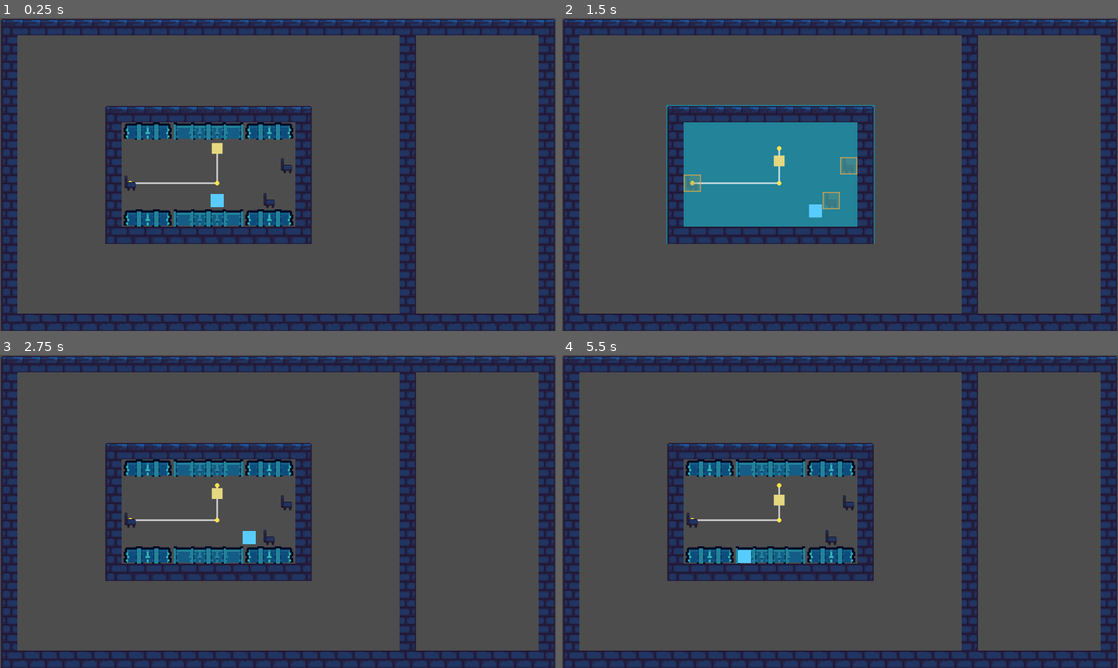
Above: before the commit, frames 1-4 (two rows, left to right).
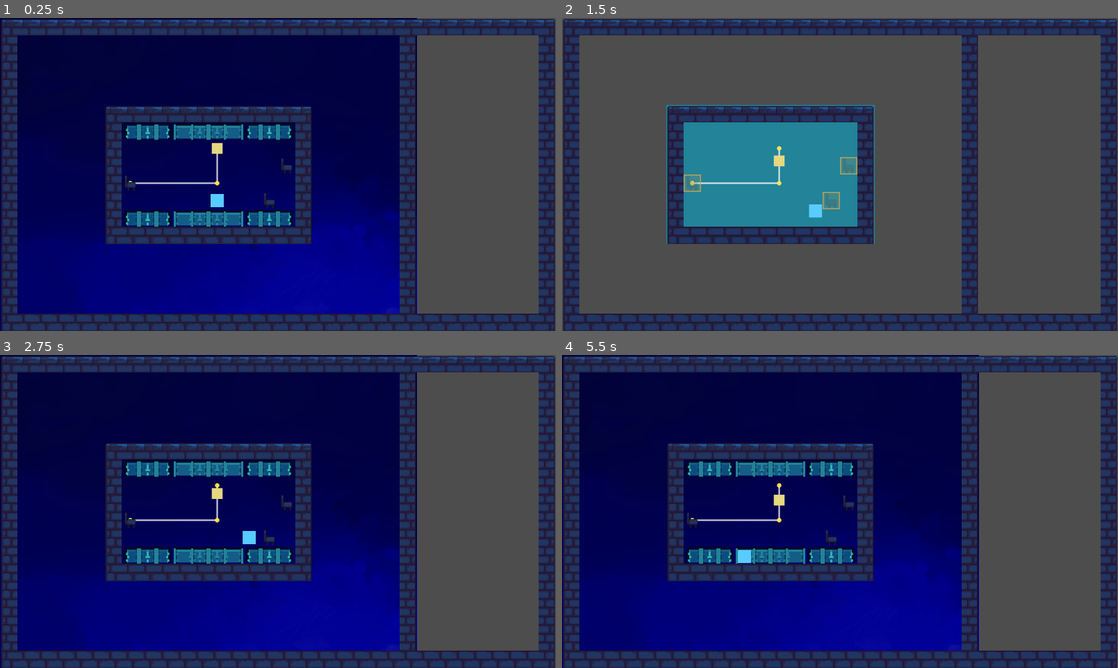
Above: after the commit, the same moments.

Repository: ConanY123/Game-Jam-Drift-MICK
Game: Godot game, scene res://scenes/levels/level-0.tscn
The game is run twice, just before and just after one commit, with the same random seed, the same clock (stepped at 60 frames per second) and the same inputs. This scene is started directly instead of the project's main scene.
Inputs:
- Up to frame 1 (0.25 s): no input
- Up to frame 2 (1.5 s): tap Enter at 0.5 s; hold D (move_right) 0.53-1.28 s; hold Z (interact) 0.53-1.28 s; tap Space at 0.77 s; hold S (move_down) from 1.28 s (still down); tap C (switch_realm) at 1.35 s
- Up to frame 3 (2.75 s): tap Space at 1.52, 2 s; release S (move_down) at 2.03 s; hold D (move_right) from 2.03 s (still down); tap R at 2.1 s
- Up to frame 4 (5.5 s): release D (move_right) at 2.78 s; hold W (move_up) 2.78-3.53 s; tap Z (interact) at 2.85 s; tap Space at 3.02, 3.77, 4.52 s; hold C (switch_realm) 3.53-4.28 s; hold A (move_left) 3.53-5.03 s; tap R at 4.35 s; hold S (move_down) from 5.03 s (still down); hold Z (interact) from 5.03 s (still down)

The runs differ from the first frame. In frame 1, 53% of the frame differs, in the area x 0-75%, y 0-100%; in frame 2, nothing differs; in frame 3, 53%; in frame 4, 53%.

Commit message:
idk what the hell this changes

Diff:
--- a/scenes/levels/level-0.tscn
+++ b/scenes/levels/level-0.tscn
@@ -2,7 +2,9 @@
 
 [ext_resource type="Script" uid="uid://dvv5y0kcu1vwl" path="res://scripts/levels/level-0.gd" id="1_pet1o"]
 [ext_resource type="TileSet" uid="uid://cx7cahqbukta7" path="res://tilesets/tileset1.tres" id="2_yyv8b"]
+[ext_resource type="Texture2D" uid="uid://dly3parmmprc1" path="res://sprites/backgrounds/NIGHT BACKGROUND.png" id="3_vn0ko"]
 [ext_resource type="PackedScene" uid="uid://d31oy45evjsvb" path="res://scenes/objects/chair.tscn" id="3_yyv8b"]
+[ext_resource type="Texture2D" uid="uid://bq7hpngdvkqg6" path="res://sprites/backgrounds/DREAM BACKGROUND.png" id="4_n4s7l"]
 
 [node name="Level0" type="Node2D" unique_id=154351776]
 script = ExtResource("1_pet1o")
@@ -11,6 +13,19 @@
 z_index = -1
 tile_map_data = PackedByteArray("AAAHAAYAAQAFAAkAAAAKAAYAAQABAAgAAAANAAYAAQACAAgAAAAQAAYAAQAEAAkAAAAOAAYAAQAFAAkAAAAJAA …(240 unchanged characters)…
 tile_set = ExtResource("2_yyv8b")
+
+[node name="PhysicalBackground" type="Sprite2D" parent="FloorLayer" unique_id=399650428]
+z_index = -10
+position = Vector2(384, 288)
+scale = Vector2(0.355556, 0.355556)
+texture = ExtResource("3_vn0ko")
+
+[node name="DreamBackground" type="Sprite2D" parent="FloorLayer" unique_id=1203359959]
+visible = false
+z_index = -10
+position = Vector2(384, 288)
+scale = Vector2(0.355556, 0.355556)
+texture = ExtResource("4_n4s7l")
 
 [node name="DreamFloorLayer" type="TileMapLayer" parent="." unique_id=1209246003]
 z_index = -1
Not shown, added: scripts/objects/door.gd.uid
